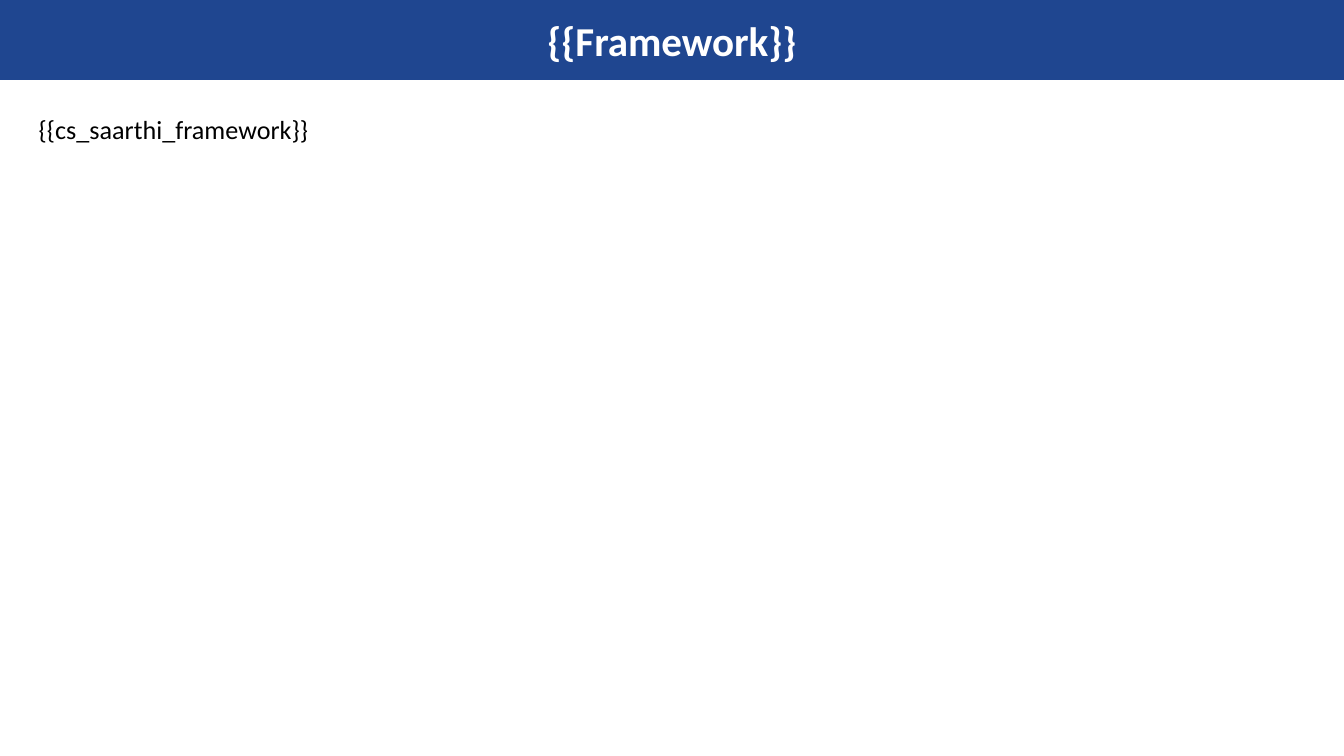
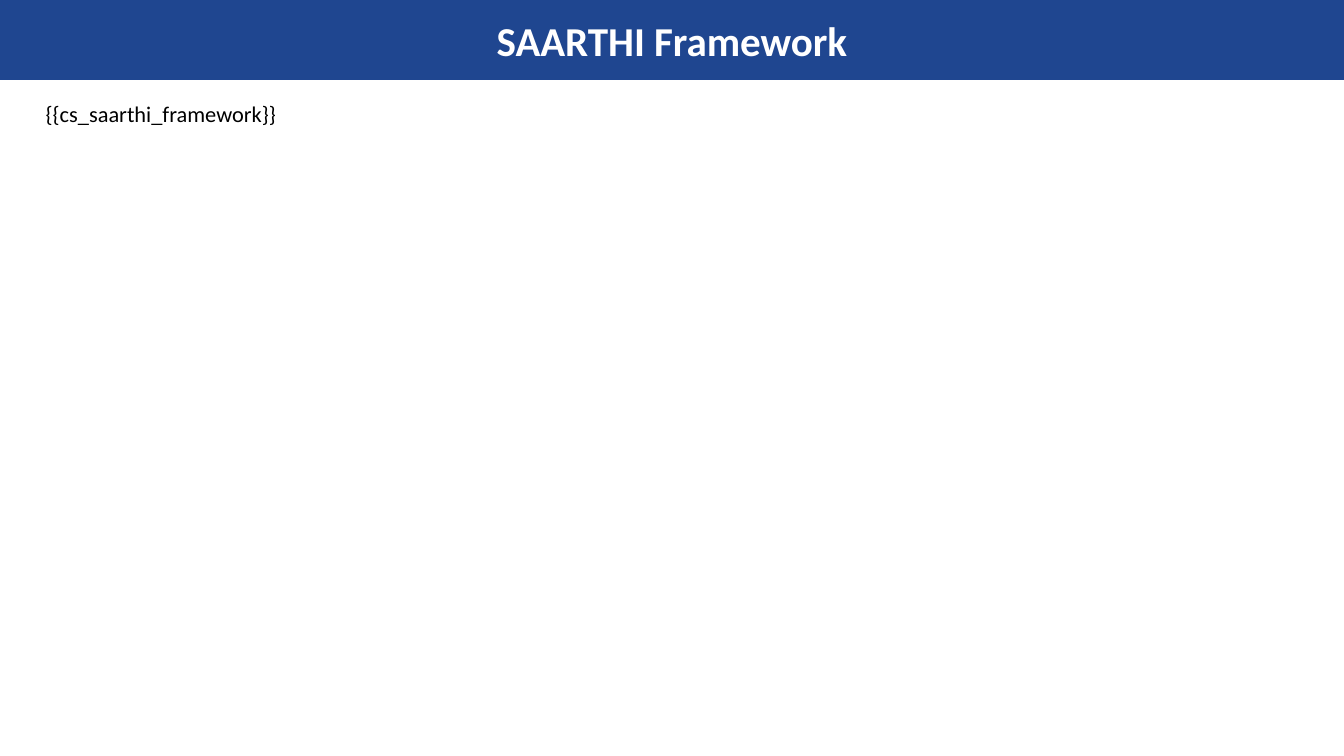
Before and after one commit to pratik1133/fluffy-lamp, a slide deck: slide 11 of master_template.pptx. Drawn at 1344x756 pixels with LibreOffice and Linux fonts; fonts in the diff are those of the drawing; background and template pictures are left out. Boxes give left, top, right and bottom in pixels: in the first picture for what was removed or moved away, otherwise in the second. Text is boxed around its words. In the diff, an @@ line names an element or a change of style, - is before the commit and + after.

```diff
--- a/master_template.pptx
+++ b/master_template.pptx
@@ title at box(497, 27, 847, 57): text changed @@
-{{Framework}}
+SAARTHI Framework
@@ text "{{cs_saarthi_framework}}": place and size @@
-text "{{cs_saarthi_framework}}" at box(39, 120, 308, 143)
+text "{{cs_saarthi_framework}}" at box(46, 105, 276, 125)
@@ text "{{cs_saarthi_framework}}" at box(46, 105, 276, 125): size 14 to 12 pt @@
```
Also in this commit, not shown: 15 other slides changed.
